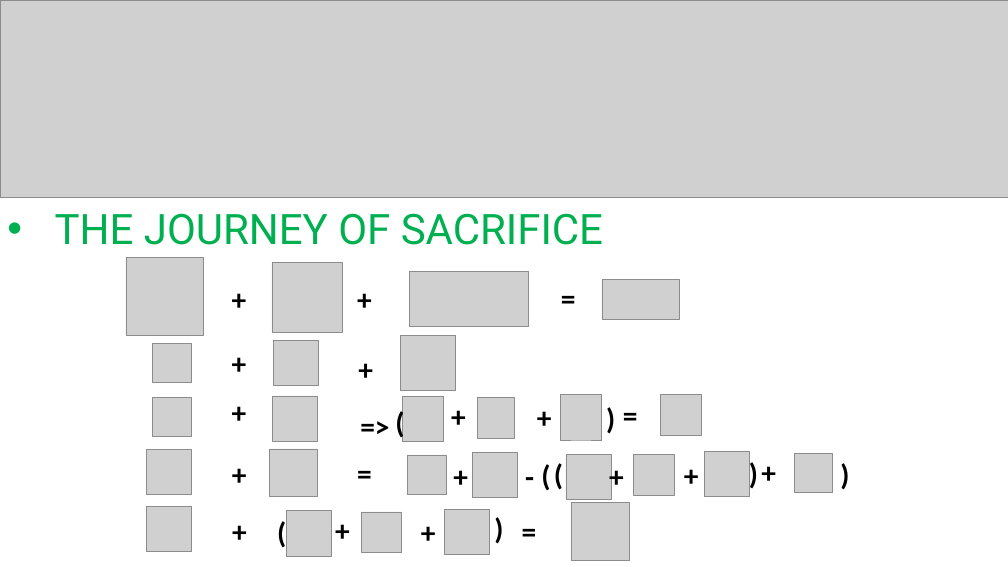
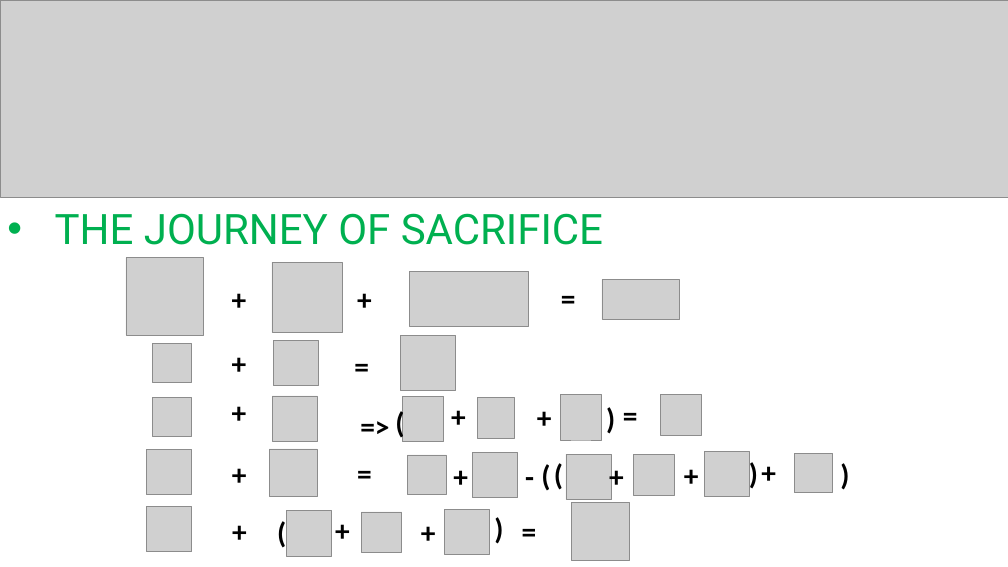
Before and after one commit to dfggs-iscteiul/The-Journey-Of-Sacrifice, a slide deck: slide 3 of PowerPointFinal/Apresentação.pptx. Drawn at 1008x567 pixels with LibreOffice and Linux fonts; fonts in the diff are those of the drawing; grey boxes stand for pictures. Boxes give left, top, right and bottom in pixels: in the first picture for what was removed or moved away, otherwise in the second. Text is boxed around its words. In the diff, an @@ line names an element or a change of style, - is before the commit and + after.

```diff
--- a/PowerPointFinal/Apresentação.pptx
+++ b/PowerPointFinal/Apresentação.pptx
@@ text at [347,345,372,388]: text changed @@
-+
+=
```
Also in this commit, not shown: 5 other slides changed, 16 other files.
